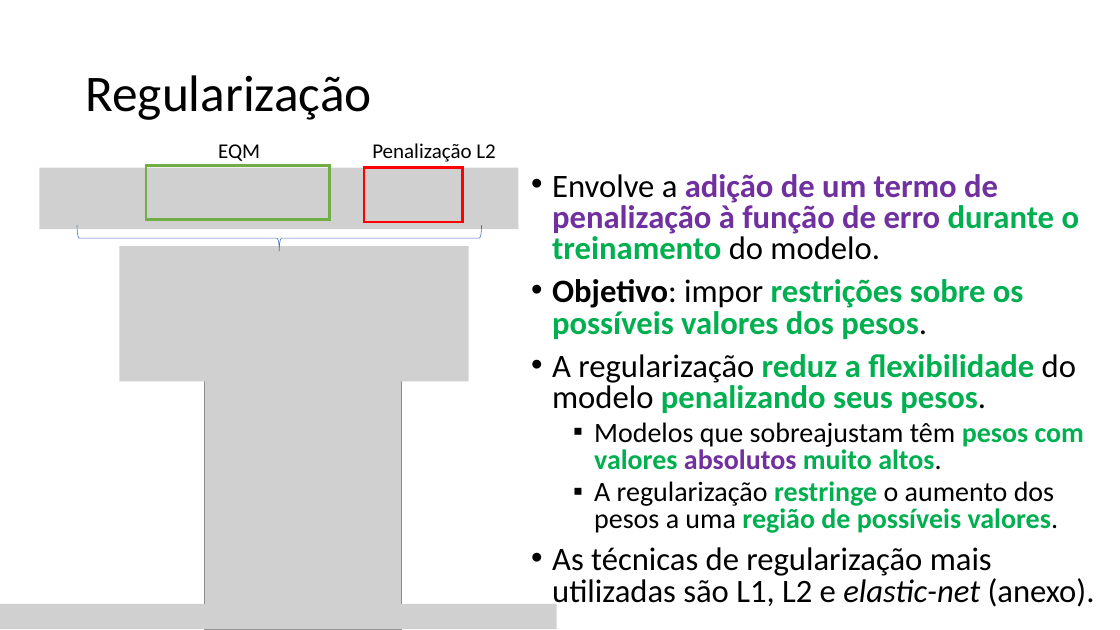
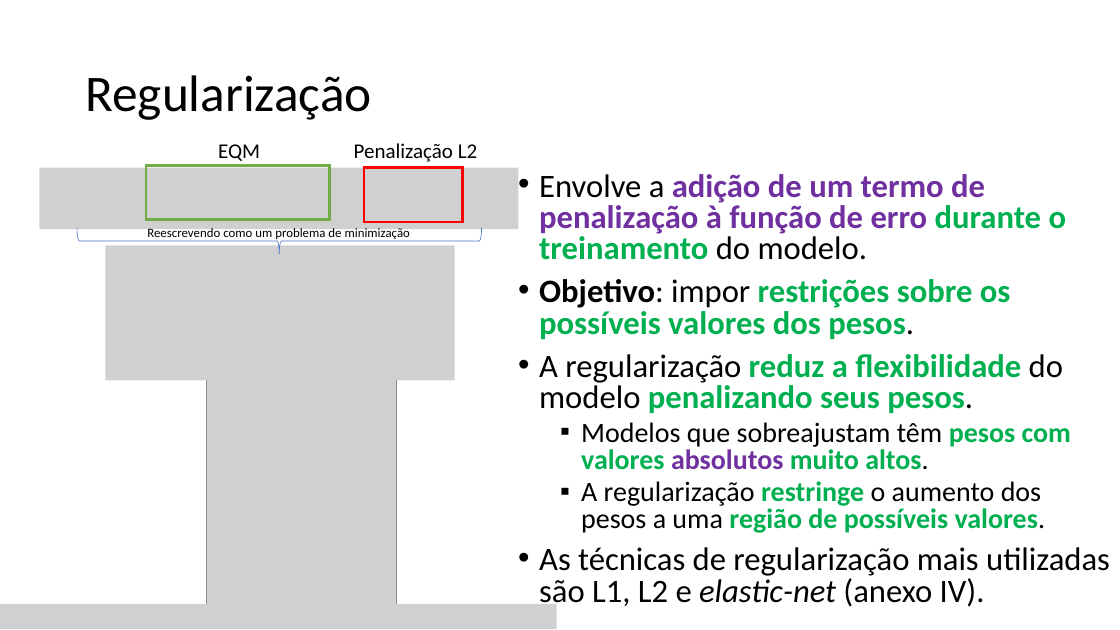
Before and after one commit to zz4fap/c24_inteligencia_artificial, a slide deck: slide 81 of slides/C24_Regressão.pptx. Drawn at 1120x630 pixels with LibreOffice and Linux fonts; fonts in the diff are those of the drawing; grey boxes stand for pictures. Boxes give left, top, right and bottom in pixels: in the first picture for what was removed or moved away, otherwise in the second. Text is boxed around its words. In the diff, an @@ line names an element or a change of style, - is before the commit and + after.

```diff
--- a/slides/C24_Regressão.pptx
+++ b/slides/C24_Regressão.pptx
@@ text "Penalização L2": place and size @@
-text "Penalização L2" at (372, 143, 495, 162)
+text "Penalização L2" at (354, 143, 477, 162)
@@ text "Envolve a adição de um ...": place and size @@
-text "Envolve a adição de um ..." at (552, 174, 1095, 610)
+text "Envolve a adição de um ..." at (539, 174, 1110, 610)
@@ text added at (147, 228, 410, 241), 11 pt, text #000000 @@
+Reescrevendo como um problema de minimização
@@ picture: place and size @@
-picture at (119, 246, 469, 381)
+picture at (105, 245, 455, 381)
@@ picture: place and size @@
-picture at (205, 367, 402, 629)
+picture at (207, 376, 397, 628)
@@ text at (539, 547, 1110, 610): text changed @@
-• As técnicas de regularização mais utilizadas são L1, L2 e elastic-net (anexo).
+• As técnicas de regularização mais utilizadas são L1, L2 e elastic-net (anexo IV).
```
Also in this commit, not shown: 20 other slides changed, 2 other files.
